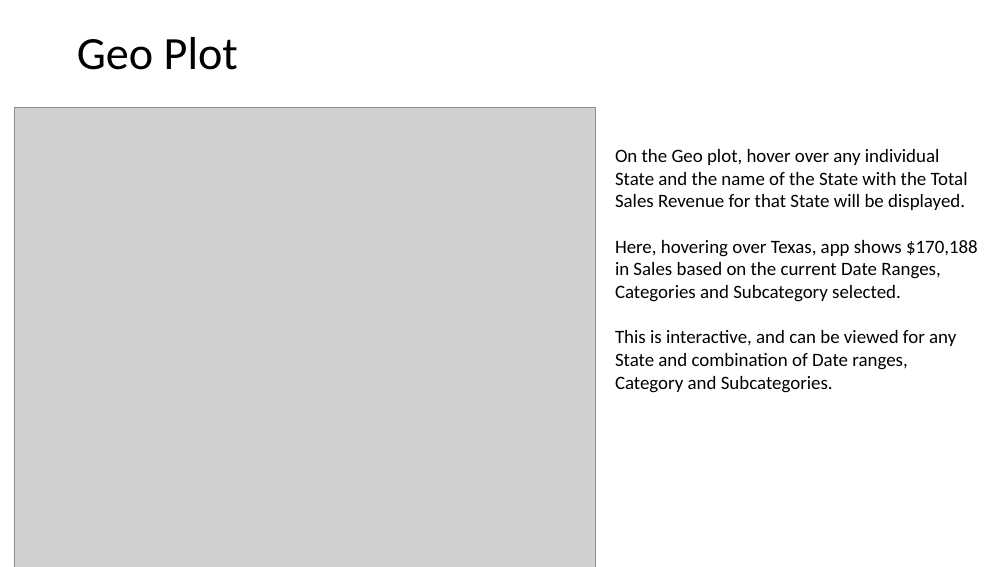
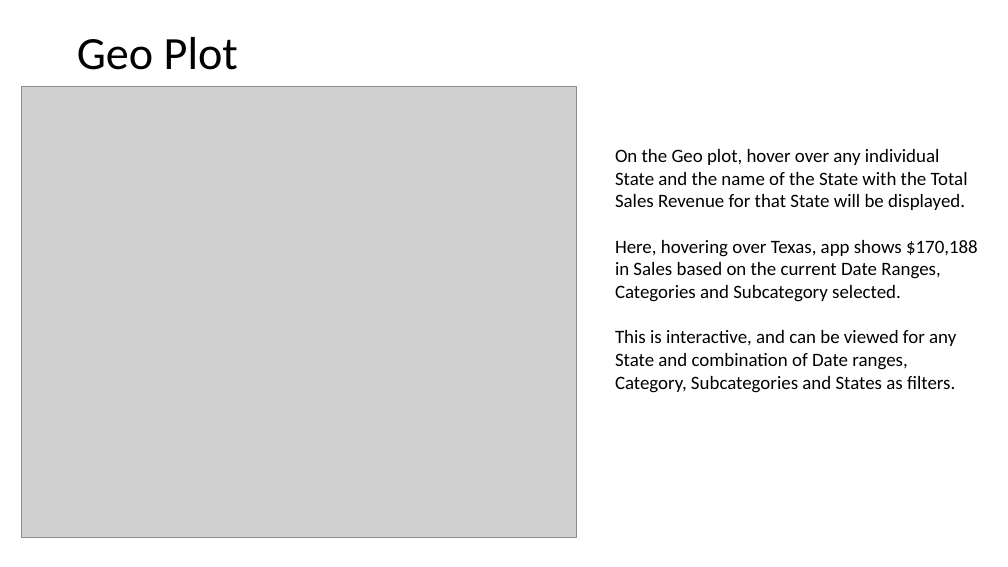
Before and after one commit to ckeller232/ShinyApp-DataVisualization, a slide deck: slide 4 of Superstore Sales Analysis.pptx. Drawn at 1008x567 pixels with LibreOffice and Linux fonts; fonts in the diff are those of the drawing; grey boxes stand for pictures. Boxes give left, top, right and bottom in pixels: in the first picture for what was removed or moved away, otherwise in the second. Text is boxed around its words. In the diff, an @@ line names an element or a change of style, - is before the commit and + after.

Commit message:
Updated app
Updated the app to add a button to filter by State

```diff
--- a/Superstore Sales Analysis.pptx
+++ b/Superstore Sales Analysis.pptx
@@ picture: place and size @@
-picture at [14, 108, 596, 567]
+picture at [22, 87, 576, 538]
@@ text at [615, 330, 956, 393]: text changed @@
-This is interactive, and can be viewed for any State and combination of Date ranges, Category and Subcategories.
+This is interactive, and can be viewed for any State and combination of Date ranges, Category, Subcategories and States as filters.
```
Also in this commit, not shown: 5 other slides changed, 1 other file.
